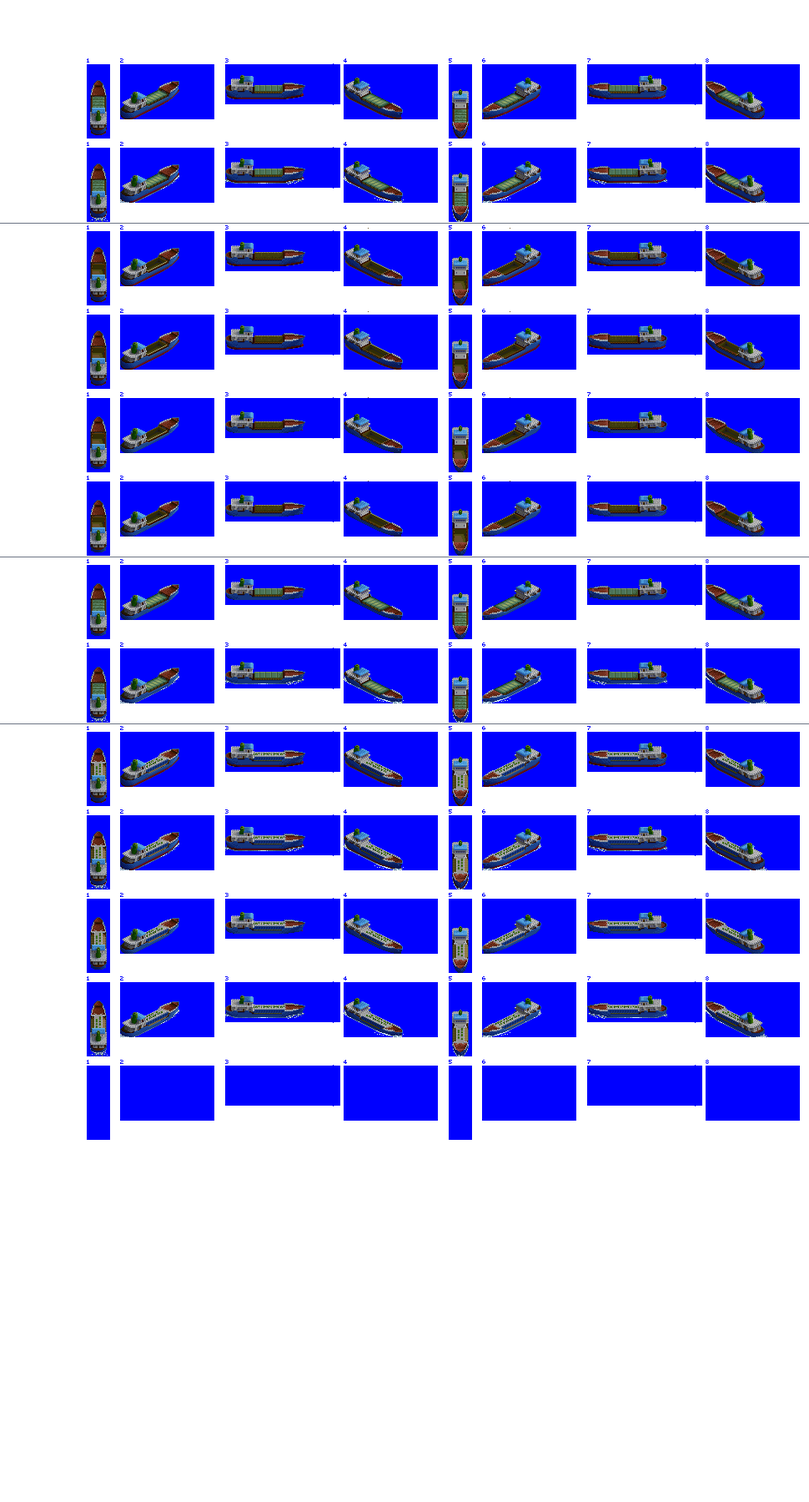
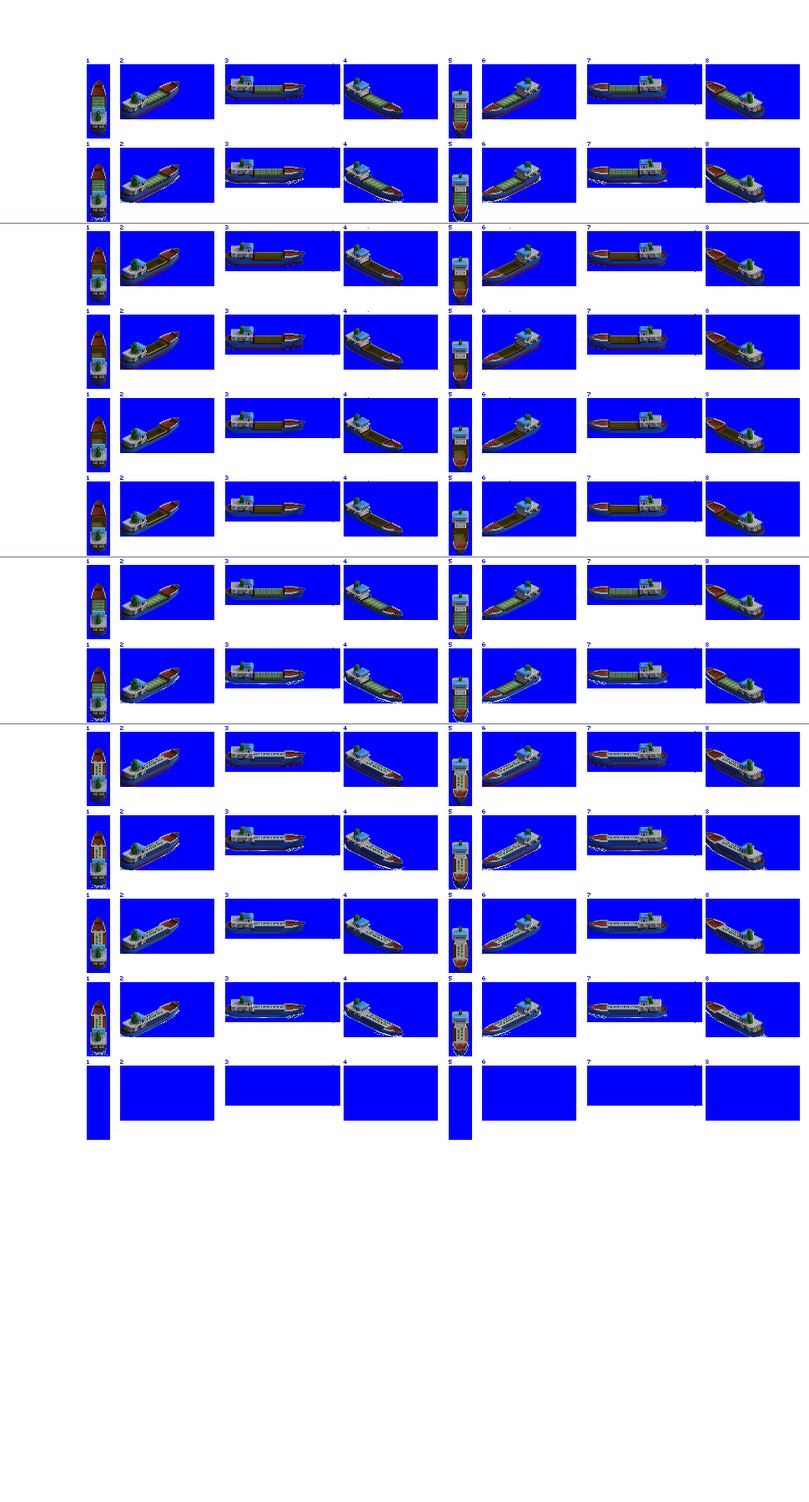
The second 809 × 1502 image is a revision of the first. Changes to its layers:
painted on "tanker" over (x1=90, y1=754, x2=738, y2=1044)
